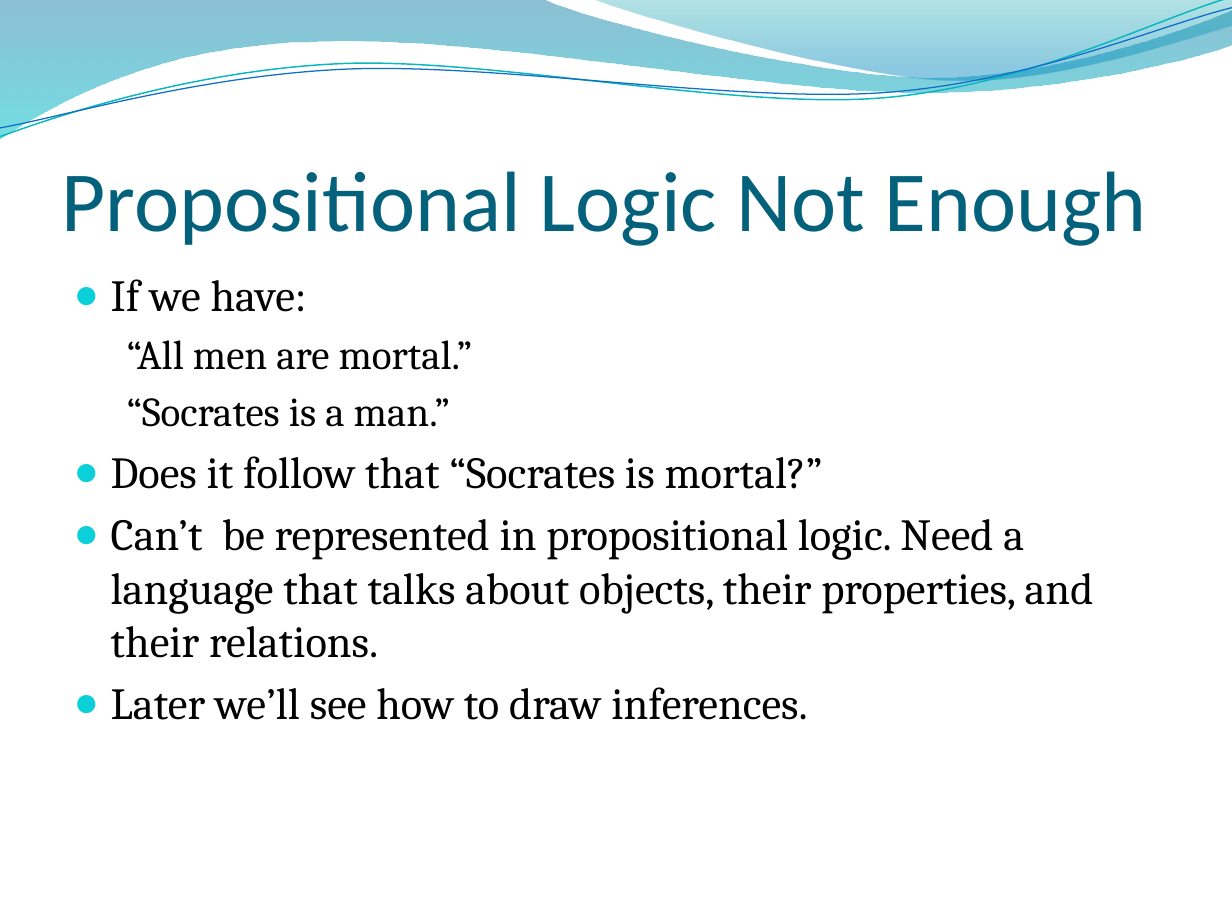
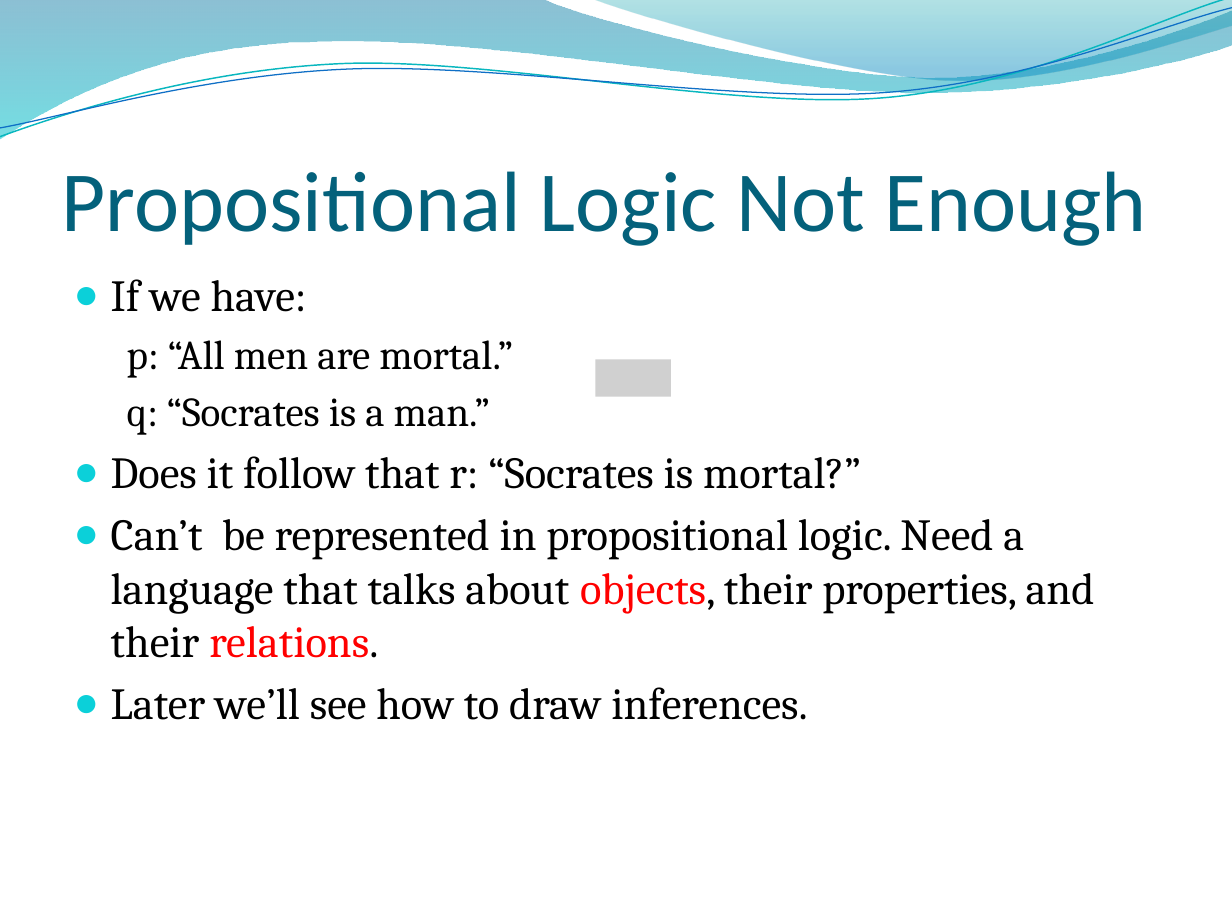
Before and after one commit to lin-chen-GA/lin-chen-GA.github.io, a slide deck: slide 61 of cs2620/slides/cs2620_notes1.pptx (slide 58 before the commit). Drawn at 1232x924 pixels with LibreOffice and Linux fonts; fonts in the diff are those of the drawing; grey boxes stand for pictures; background and template pictures are left out. Boxes give left, top, right and bottom in pixels: in the first picture for what was removed or moved away, otherwise in the second. Text is boxed around its words. In the diff, an @@ line names an element or a change of style, - is before the commit and + after.

```diff
--- a/cs2620/slides/cs2620_notes1.pptx
+++ b/cs2620/slides/cs2620_notes1.pptx
@@ text at [111, 340, 861, 489]: text changed @@
-  “All men are mortal.”
-  “Socrates is a man.”
-● Does it follow that “Socrates is mortal?”
+  p: “All men are mortal.”
+  q: “Socrates is a man.”
+● Does it follow that r: “Socrates is mortal?”
@@ picture added at [595, 360, 670, 397] @@
@@ text at [111, 519, 1095, 658]: text colour #000000 to #FF0000 in "objects, relations." @@
```
Also in this commit, not shown: 6 other slides changed, 10 slides added, 2 other files.
